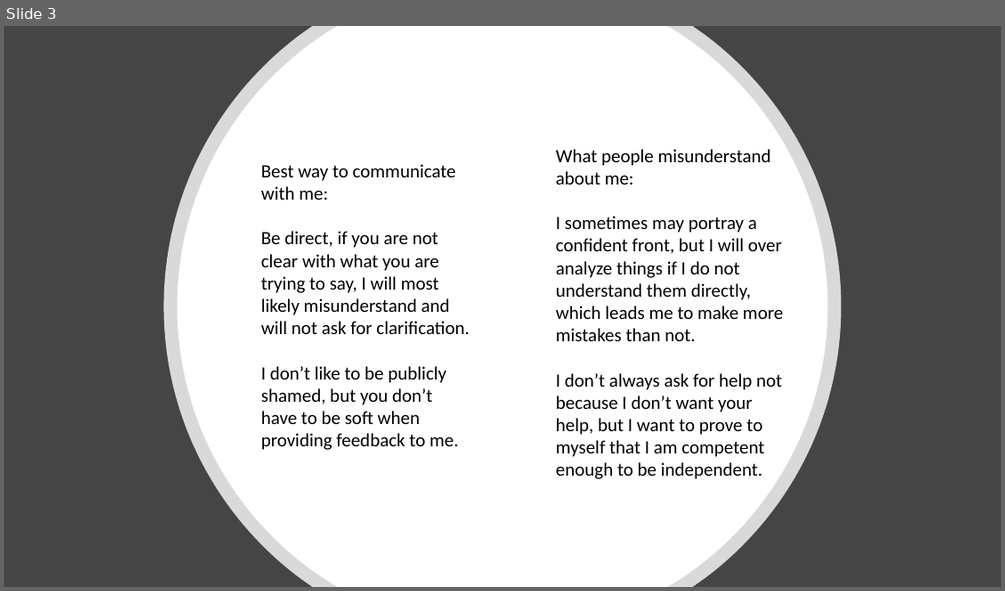
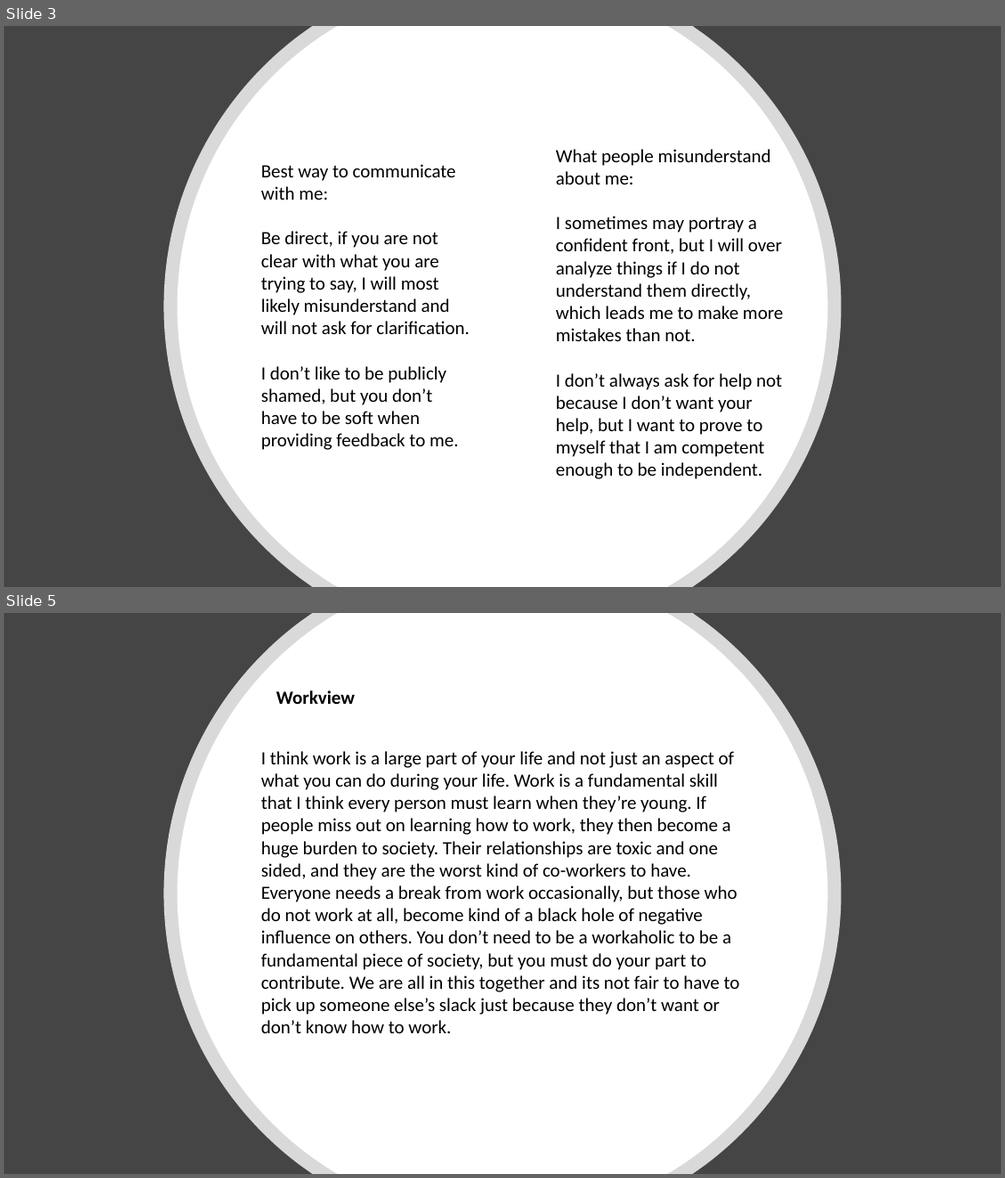
Before and after one commit to garrettstanger/CSE170, a slide deck: User Manual.pptx. Shown one above the other, each under a label of ours: slide 3 before the commit, slides 3 and 5 after it; the slides between them are not shown. The pictures are 1005x591 and 1005x1178 pixels, drawn with LibreOffice and Linux fonts; fonts in the diff are those of the drawing. Boxes give left, top, right and bottom in pixels: in the first picture for what was removed or moved away, otherwise in the second. Text is boxed around its words. In the diff, an @@ line names an element or a change of style, - is before the commit and + after.

```diff
--- a/User Manual.pptx
+++ b/User Manual.pptx
@@ slide 5 added at bbox=[4, 613, 1001, 1174], background #454545 @@
@@ freeform shape added at bbox=[164, 613, 841, 1174], fill #FFFFFF at 80% opacity @@
@@ freeform shape added at bbox=[178, 613, 828, 1174], fill #FFFFFF @@
@@ text added at bbox=[276, 690, 355, 704], 18 pt, text #000000, bold @@
+Workview
@@ text added at bbox=[261, 751, 740, 1033], 18 pt, text #000000 @@
+I think work is a large part of your life and not just an aspect of what you can do during your life. Work is a fundamental skill that I think every person must learn when they’re young. If people miss out on learning how to work, they then become a huge burden to society. Their relationships are toxic and one sided, and they are the worst kind of co-workers to have. Everyone needs a break from work occasionally, but those who do not work at all, become kind of a black hole of negative influence on others. You don’t need to be a workaholic to be a fundamental piece of society, but you must do your part to contribute. We are all in this together and its not fair to have to pick up someone else’s slack just because they don’t want or don’t know how to work.
```
Also in this commit, not shown: 9 other slides added.
